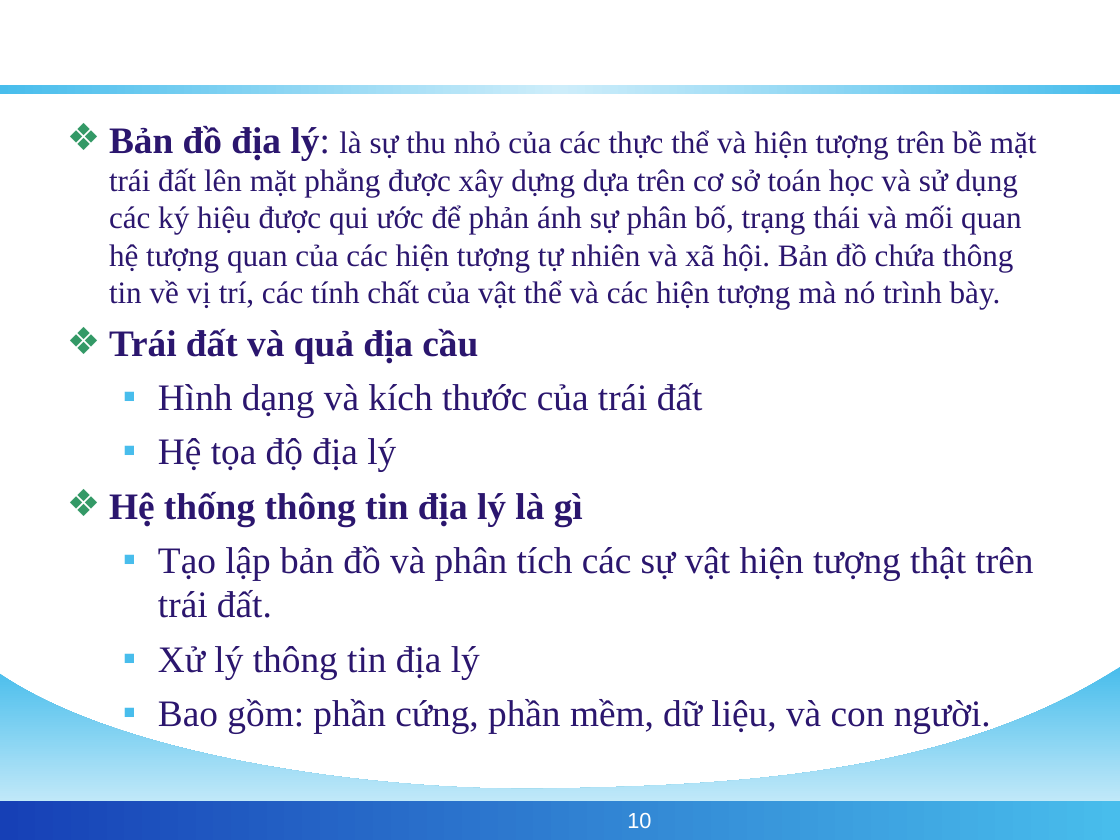
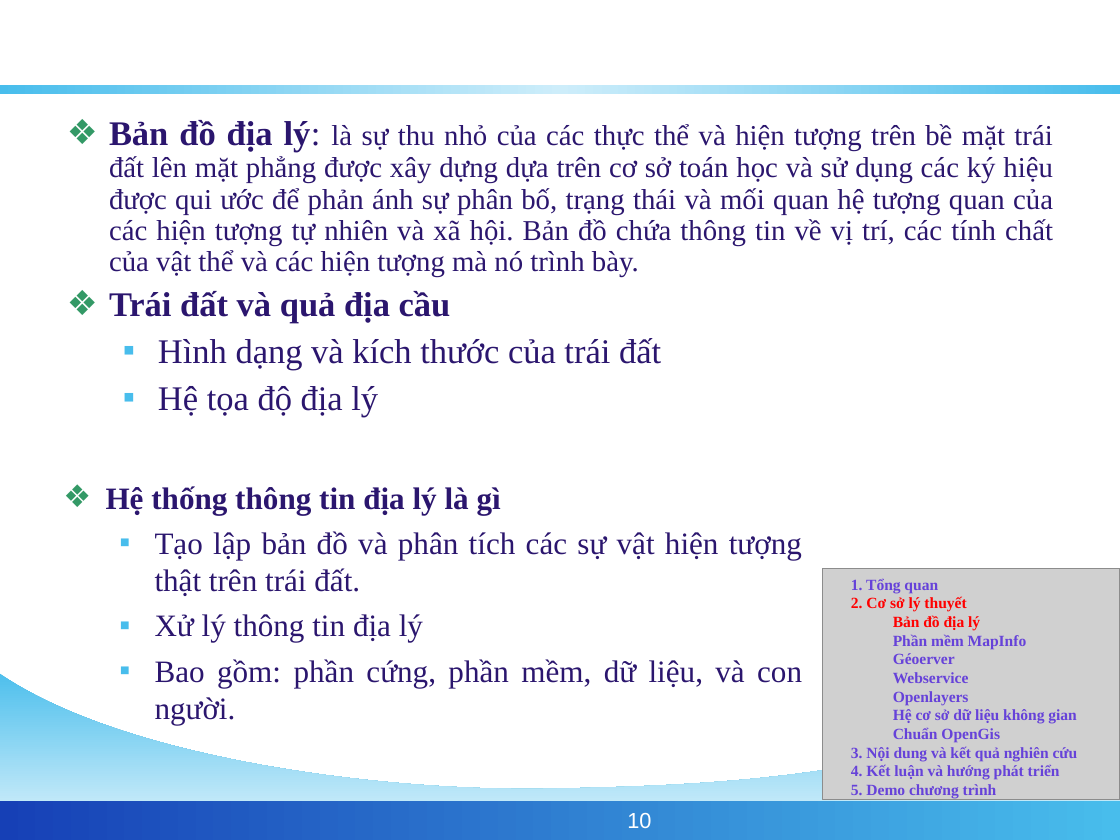
Before and after one commit to phamngsinh/cantho-webgis, a slide deck: slide 10 of Document/Bao Cao/BaoCaoLuanVan.ppt. Drawn at 1120x840 pixels with LibreOffice and Linux fonts; fonts in the diff are those of the drawing; grey boxes stand for pictures; background and template pictures are left out. Boxes give left, top, right and bottom in pixels: in the first picture for what was removed or moved away, otherwise in the second. Text is boxed around its words. In the diff, an @@ line names an element or a change of style, - is before the commit and + after.

```diff
--- a/Document/Bao Cao/BaoCaoLuanVan.ppt
+++ b/Document/Bao Cao/BaoCaoLuanVan.ppt
@@ text "Bản đồ địa lý: là ..." at [109,120,1053,416]: size 24 to 22.2 pt in "Bản đồ địa lý:", "Trái đất và quả địa cầu", "Hình dạng và kích thước của trái ...", "Hệ tọa độ địa lý"; size 20 to 18.5 pt in "là sự thu nhỏ của các thực ..."; alignment left to justified; line spacing 1 to 0.9 @@
@@ text added at [106,486,802,725], 20 pt, text #2B166E @@
+❖ Hệ thống thông tin địa lý là gì
+  ▪ Tạo lập bản đồ và phân tích các sự vật hiện tượng thật trên trái đất.
+  ▪ Xử lý thông tin địa lý
+  ▪ Bao gồm: phần cứng, phần mềm, dữ liệu, và con người.
@@ text at [109,491,1033,733]: paragraphs removed @@
-❖ Hệ thống thông tin địa lý là gì
-  ▪ Tạo lập bản đồ và phân tích các sự vật hiện tượng thật trên trái đất.
-  ▪ Xử lý thông tin địa lý
-  ▪ Bao gồm: phần cứng, phần mềm, dữ liệu, và con người.
@@ picture added at [822,569,1120,800] @@
@@ text added at [851,579,1078,780], 10 pt, text #6642D9, bold @@
+1. Tổng quan
+2. Cơ sở lý thuyết
+Bản đồ địa lý
+Phần mềm MapInfo
+Géoerver
+Webservice
+Openlayers
+Hệ cơ sở dữ liệu không gian
+Chuẩn OpenGis
+3. Nội dung và kết quả nghiên cứu
+4. Kết luận và hướng phát triển
+5. Demo chương trình
```
Also in this commit, not shown: 23 other slides changed, 1 slide added, 1 slide removed.
